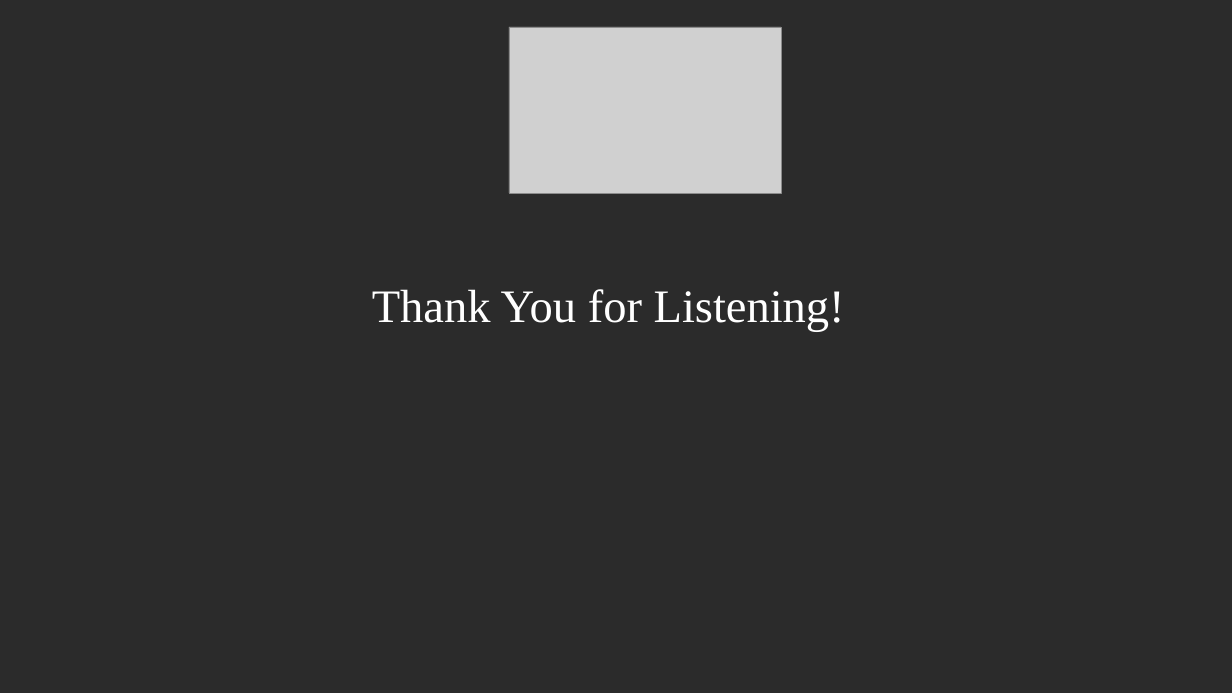
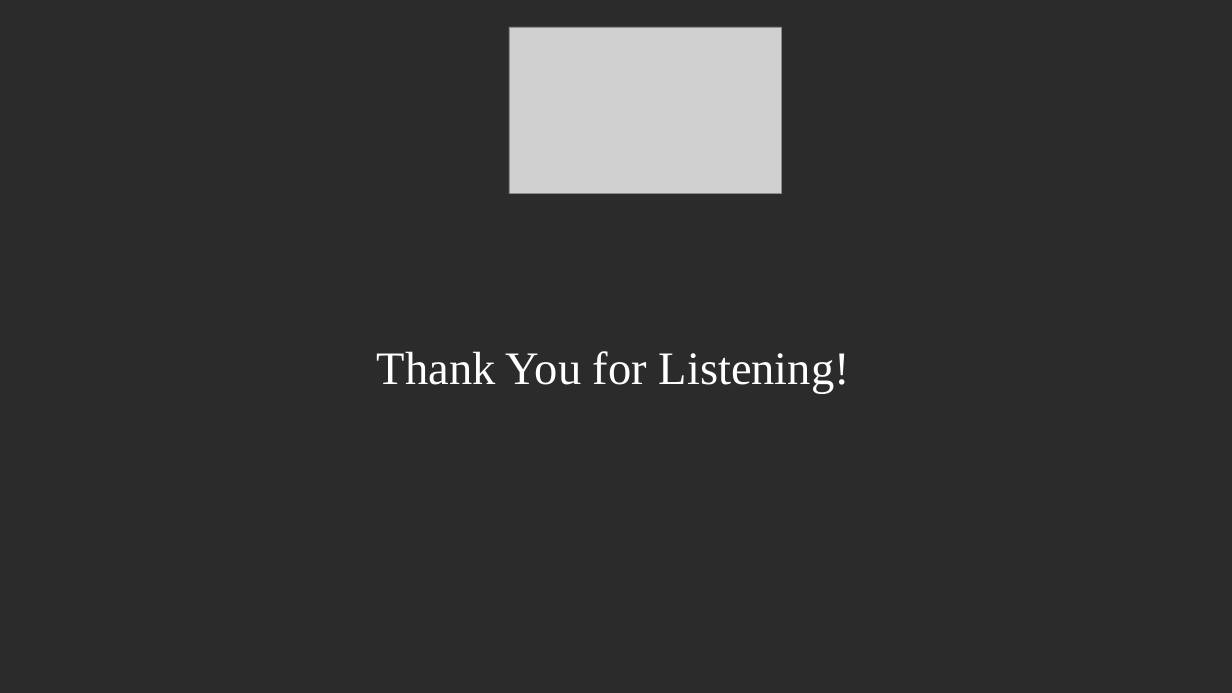
Before and after one commit to MrSkyGodz/KOM-511-Adaptive-Control, a slide deck: slide 11 of FinalProject/presentation_v0.pptx (slide 8 before the commit). Drawn at 1232x693 pixels with LibreOffice and Linux fonts; fonts in the diff are those of the drawing; grey boxes stand for pictures; background and template pictures are left out; a plain dark background stands for a picture behind light text. Boxes give left, top, right and bottom in pixels: in the first picture for what was removed or moved away, otherwise in the second. Text is boxed around its words. In the diff, an @@ line names an element or a change of style, - is before the commit and + after.

```diff
--- a/FinalProject/presentation_v0.pptx
+++ b/FinalProject/presentation_v0.pptx
@@ text "Thank You for Listening!": place and size @@
-text "Thank You for Listening!" at bbox=[372, 289, 845, 332]
+text "Thank You for Listening!" at bbox=[377, 351, 850, 394]
```
Also in this commit, not shown: 6 other slides changed, 4 slides added, 1 slide removed.
